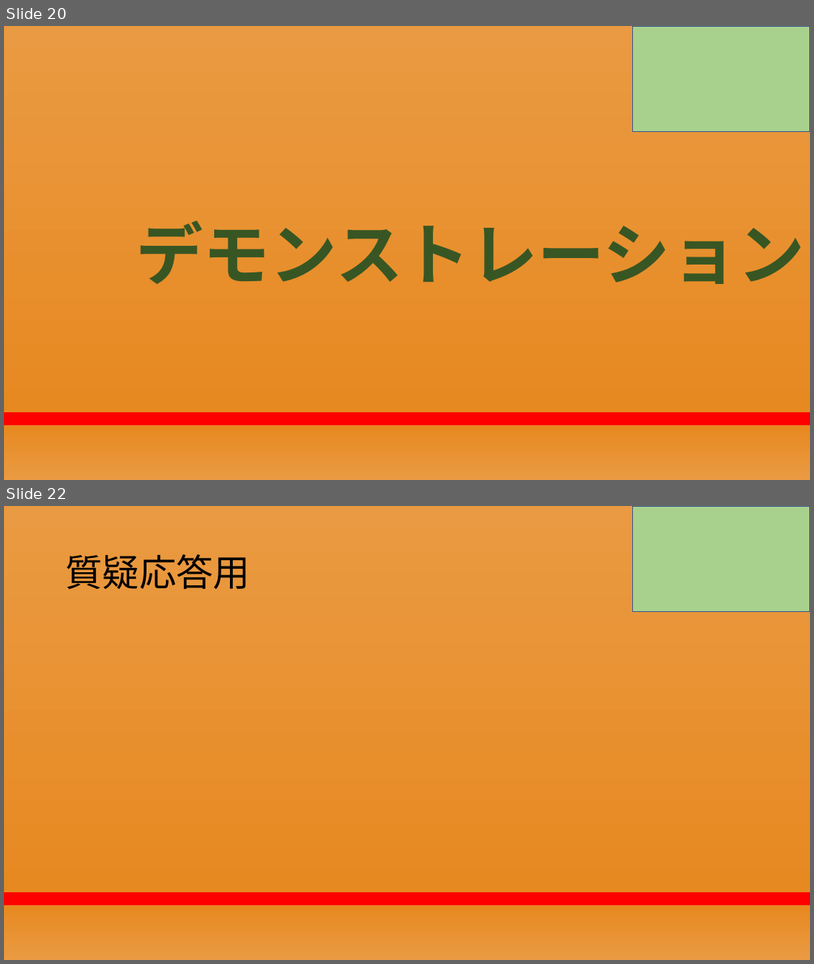
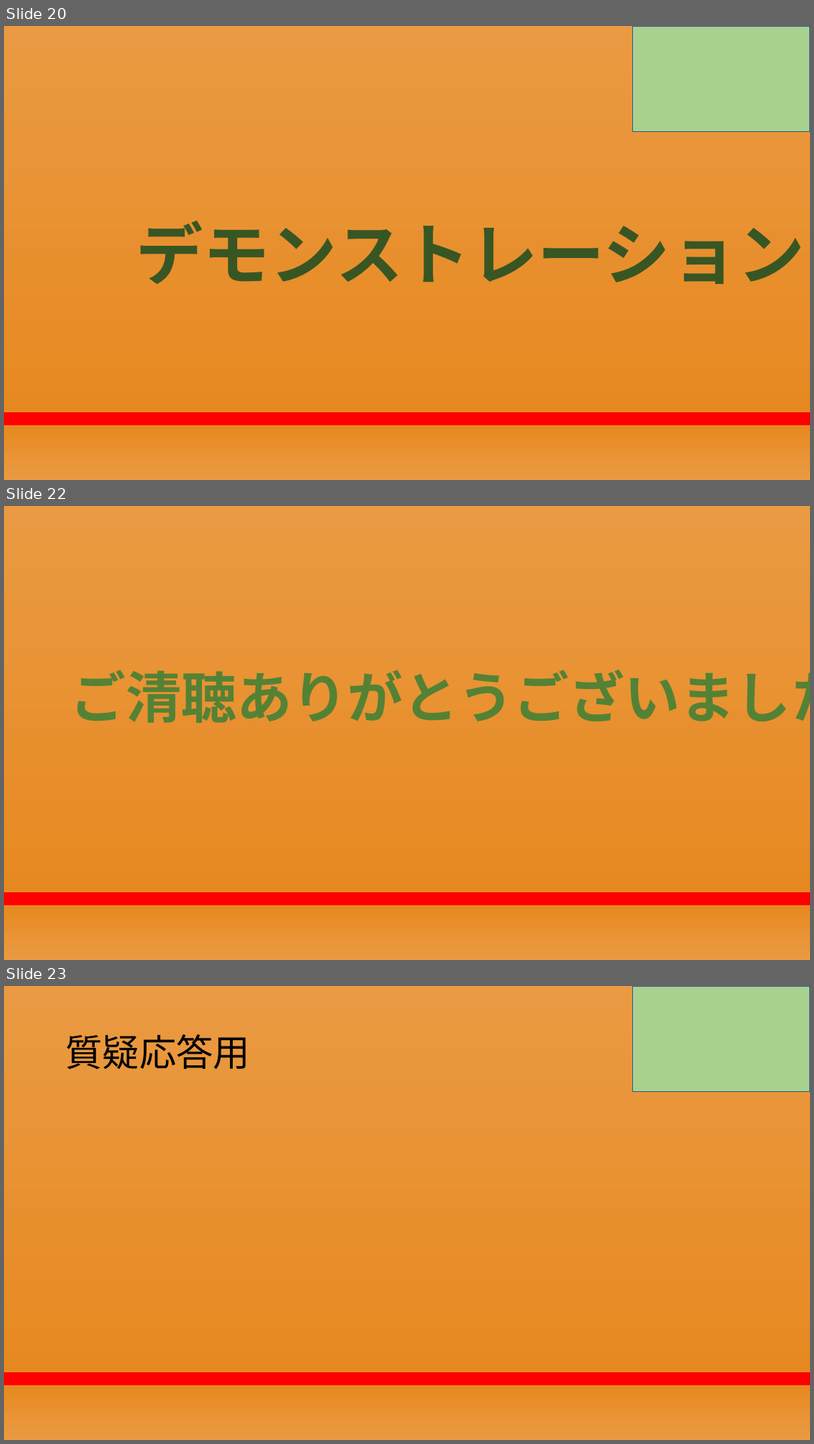
Before and after one commit to RikiishiSuzunosuke/AIspeaker_yosie, a slide deck: presentation/第二回プレゼン_アウトライン.pptx. Shown one above the other, each under a label of ours: slides 20 and 22 before the commit, slides 20, 22 and 23 after it; the slides between them are not shown. The pictures are 814x964 and 814x1444 pixels, drawn with LibreOffice and Linux fonts; fonts in the diff are those of the drawing. Boxes give left, top, right and bottom in pixels: in the first picture for what was removed or moved away, otherwise in the second. Text is boxed around its words. In the diff, an @@ line names an element or a change of style, - is before the commit and + after.

```diff
--- a/presentation/第二回プレゼン_アウトライン.pptx
+++ b/presentation/第二回プレゼン_アウトライン.pptx
@@ slide 22 added at bbox=[4, 506, 810, 960], background gradient #EA9A42 to #E78921 to #FF0000 @@
@@ text added at bbox=[70, 669, 810, 723], 66 pt, text #548235, bold @@
+ご清聴ありがとうございました
@@ what was slide 22 is now slide 23 @@
```
Also in this commit, not shown: 14 slides changed, 1 other slide added, 1 slide removed.
